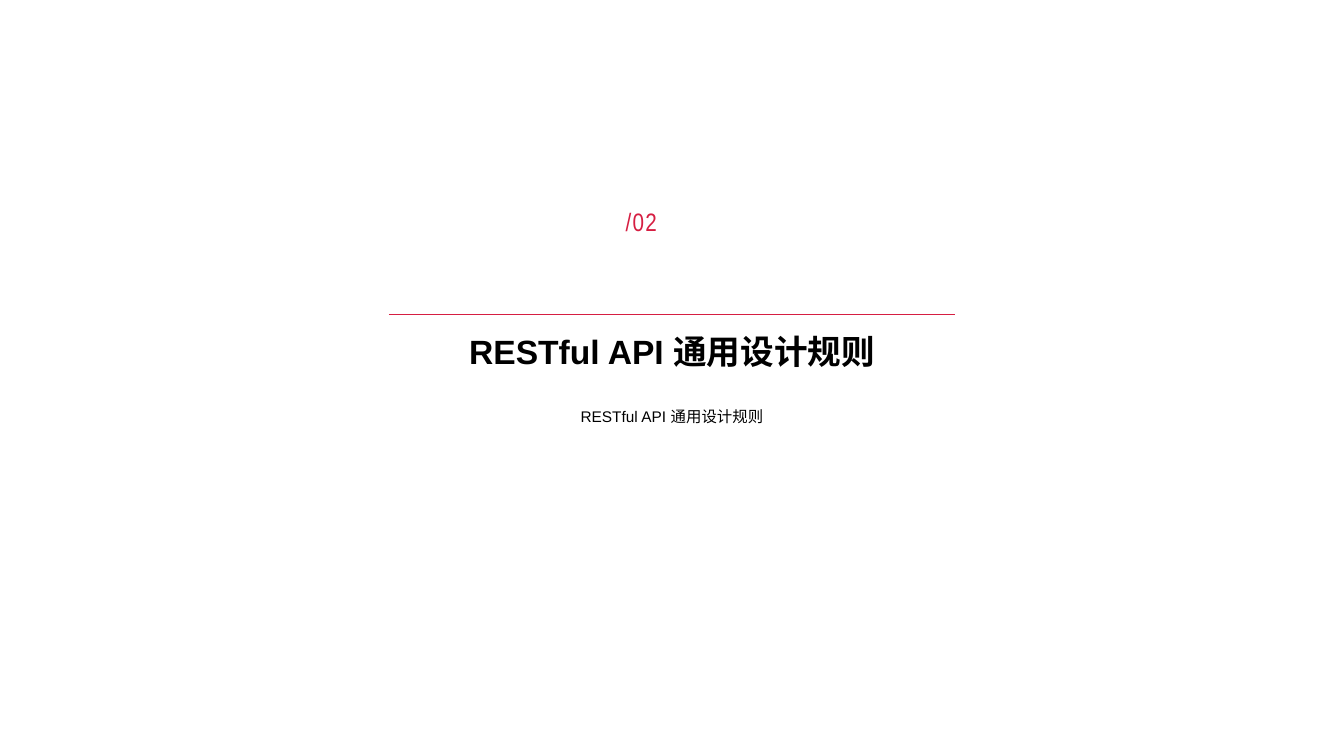
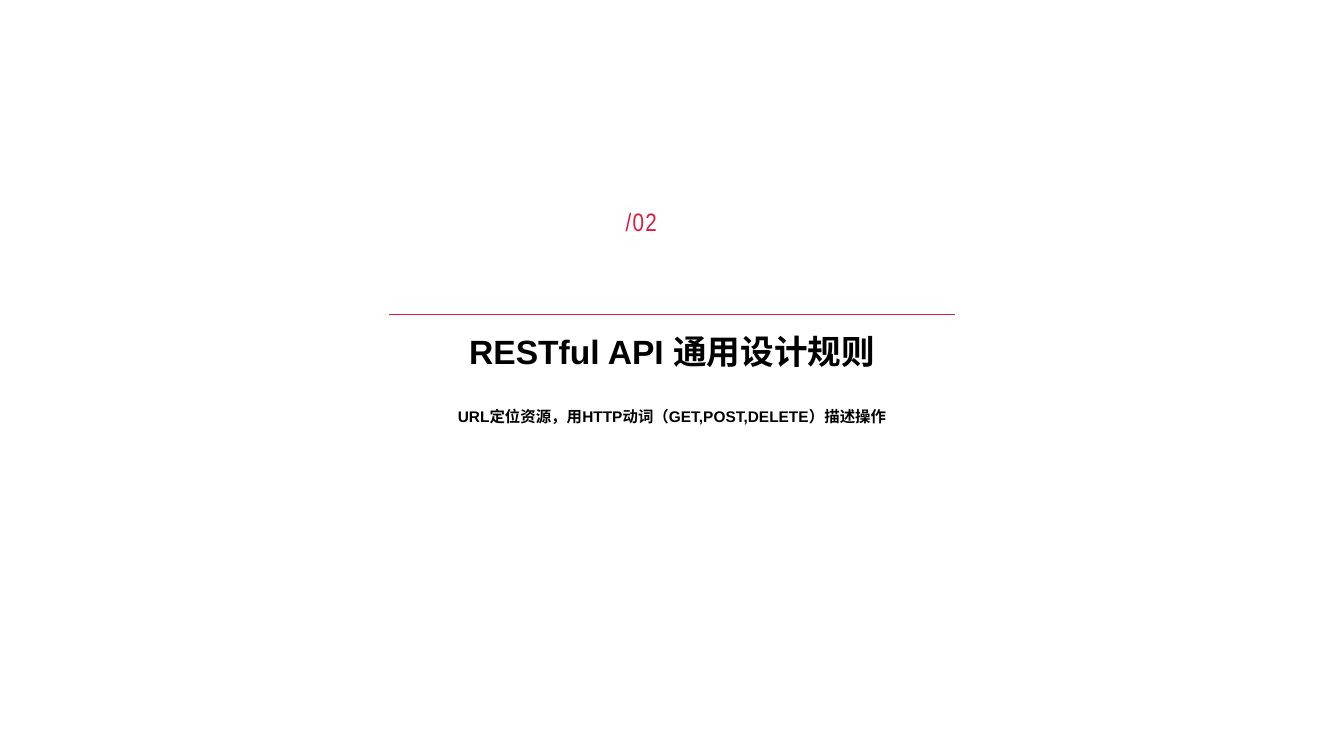
Before and after one commit to zyhahaha/note, a slide deck: slide 4 of share/草稿/分享.pptx. Drawn at 1344x756 pixels with LibreOffice and Linux fonts; fonts in the diff are those of the drawing. Boxes give left, top, right and bottom in pixels: in the first picture for what was removed or moved away, otherwise in the second. Text is boxed around its words. In the diff, an @@ line names an element or a change of style, - is before the commit and + after.

```diff
--- a/share/草稿/分享.pptx
+++ b/share/草稿/分享.pptx
@@ text at box(458, 410, 886, 425): text changed; bold on @@
-RESTful API 通用设计规则
+URL定位资源，用HTTP动词（GET,POST,DELETE）描述操作
```
Also in this commit, not shown: 4 other slides changed, 3 slides added, 2 slides removed, 2 other files.
